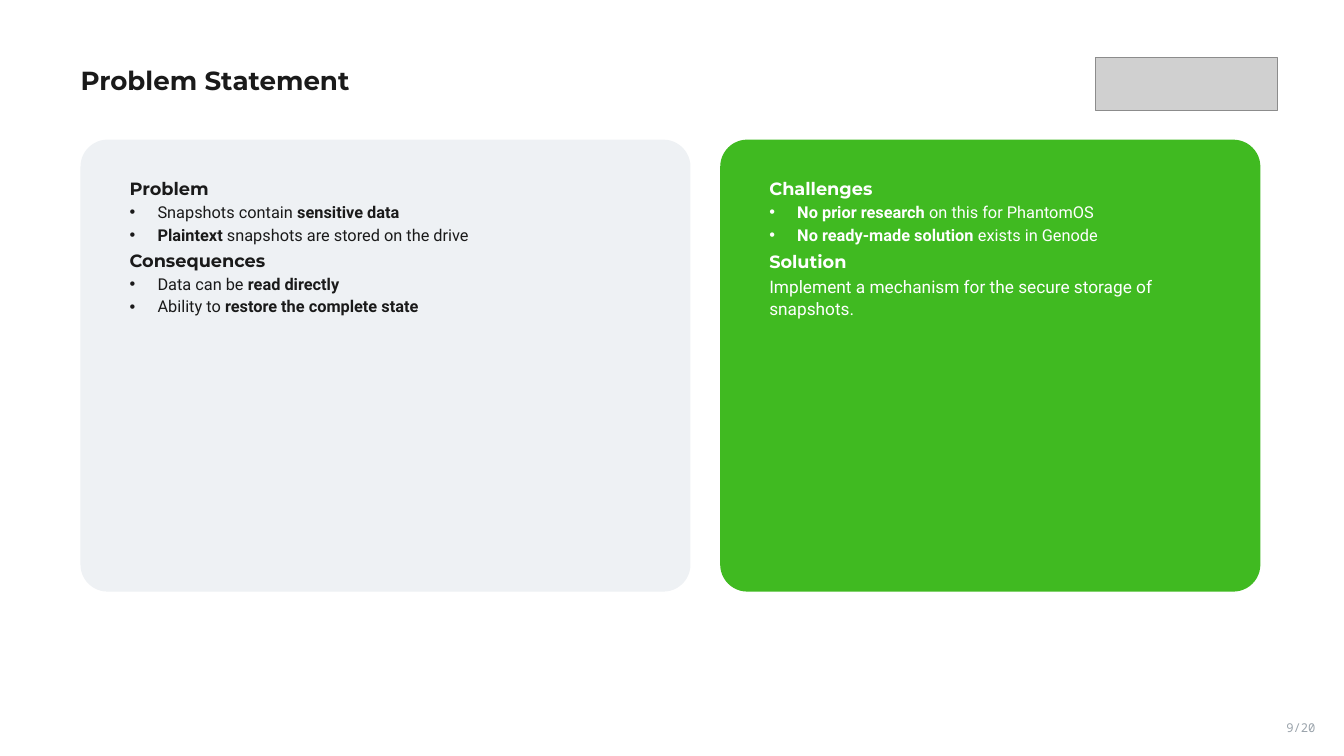
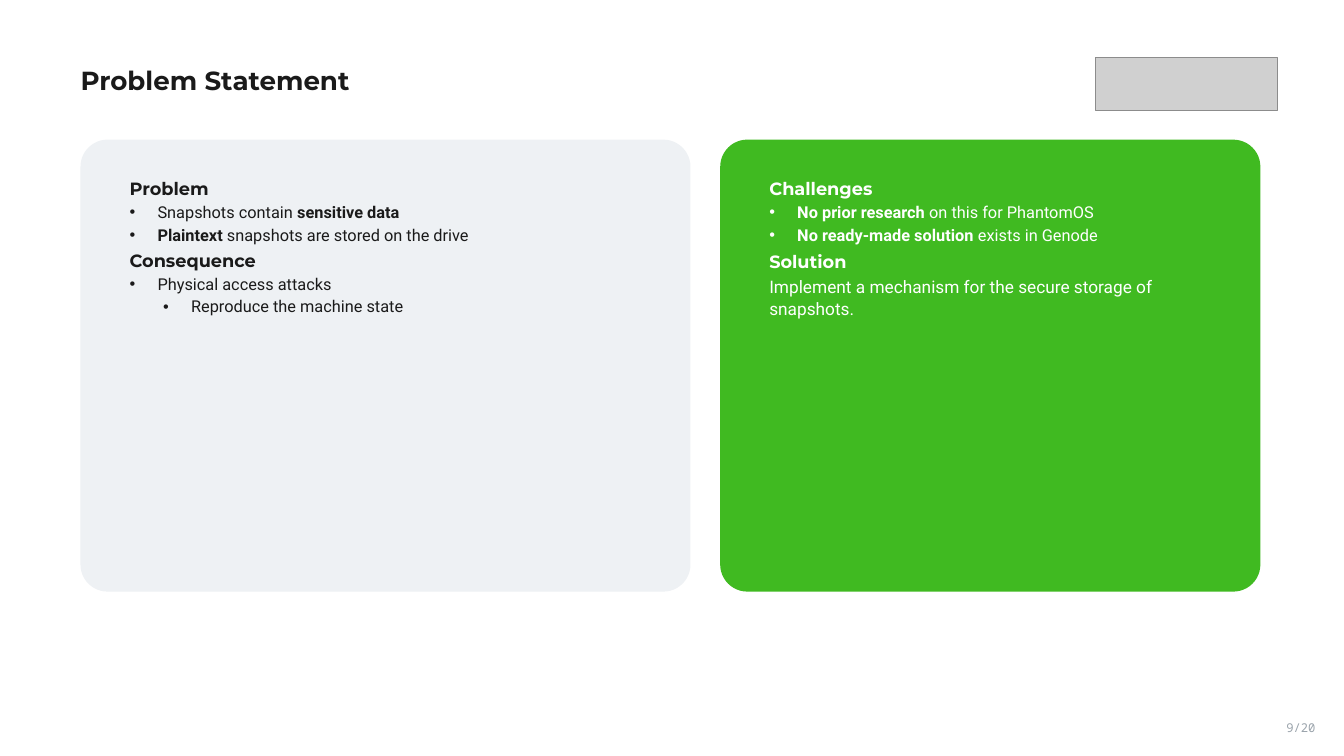
Before and after one commit to VoronM1522/Thesis_draft, a slide deck: slide 9 of presentation/slides_main.pptx. Drawn at 1344x756 pixels with LibreOffice and Linux fonts; fonts in the diff are those of the drawing; grey boxes stand for pictures. Boxes give left, top, right and bottom in pixels: in the first picture for what was removed or moved away, otherwise in the second. Text is boxed around its words. In the diff, an @@ line names an element or a change of style, - is before the commit and + after.

```diff
--- a/presentation/slides_main.pptx
+++ b/presentation/slides_main.pptx
@@ text in rounded rectangle at <box>130,254,404,316</box>: text changed; bold off @@
-Consequences
-• Data can be read directly
-• Ability to restore the complete state
+Consequence
+• Physical access attacks
+  • Reproduce the machine state
```
Also in this commit, not shown: 7 other slides changed, 1 slide added.
